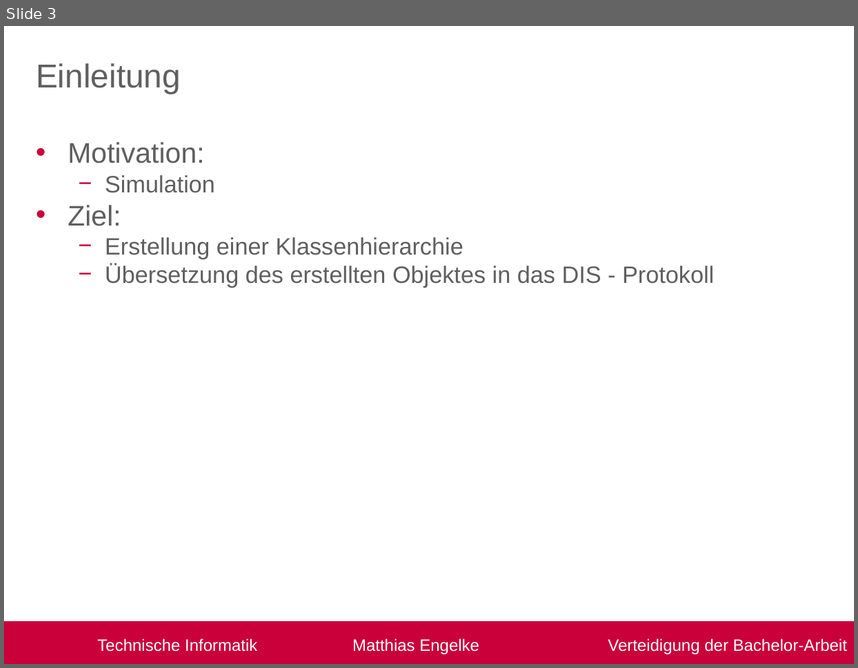
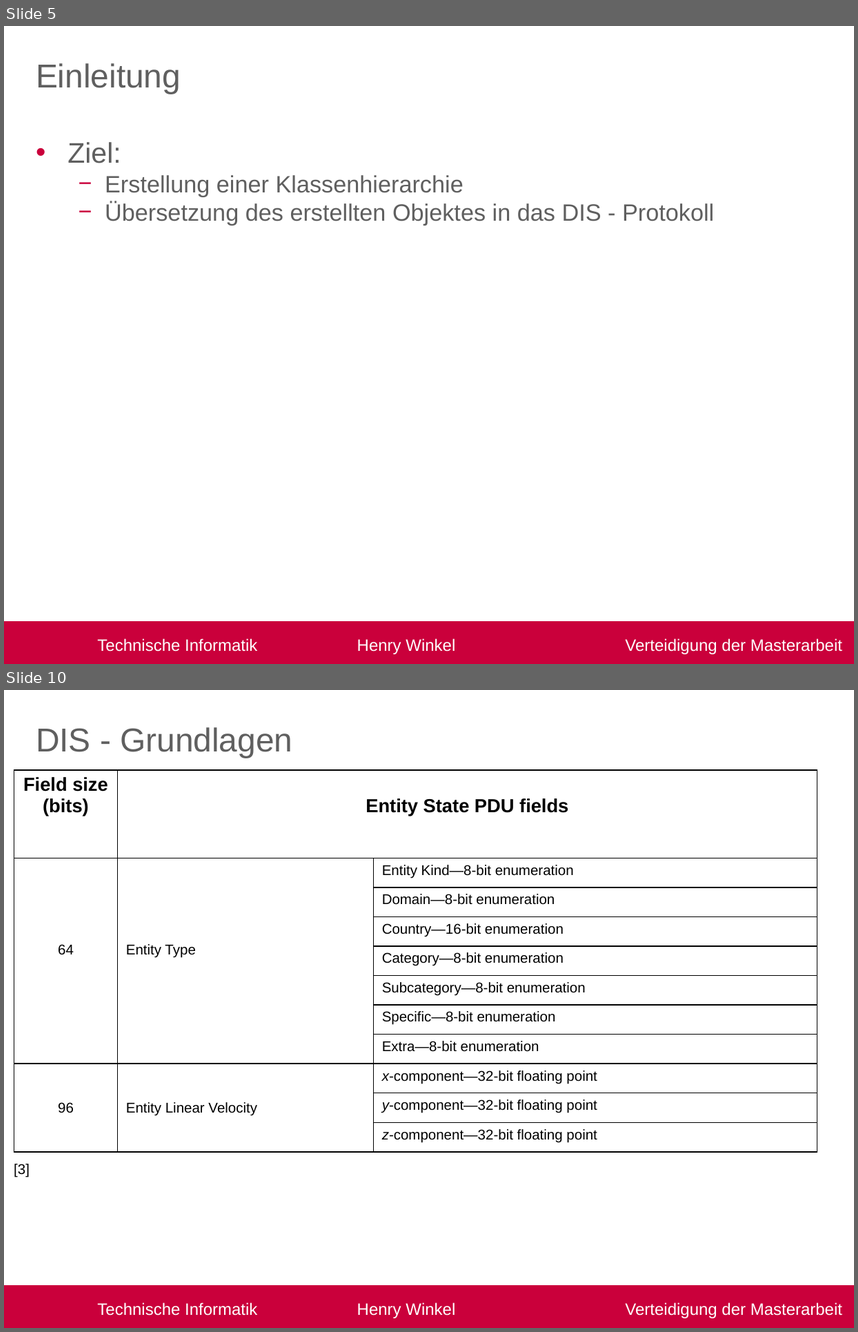
Before and after one commit to R3D454/Masterarbeit, a slide deck: Verteitigung.pptx. Shown one above the other, each under a label of ours: slide 3 before the commit, slides 5 and 10 after it; the slides between them are not shown. The pictures are 858x668 and 858x1332 pixels, drawn with LibreOffice and Linux fonts; fonts in the diff are those of the drawing; background and template pictures are left out. Boxes give left, top, right and bottom in pixels: in the first picture for what was removed or moved away, otherwise in the second. Text is boxed around its words. In the diff, an @@ line names an element or a change of style, - is before the commit and + after.

Commit message:
add: Verteidigung V0.2

```diff
--- a/Verteitigung.pptx
+++ b/Verteitigung.pptx
@@ slide 10 added at box(4, 690, 854, 1328), background #FFFFFF; not listed: 1 template element that a slide beside it also shows @@
@@ title added at box(36, 727, 292, 758), 28 pt, text #5F5F5F @@
+DIS - Grundlagen
@@ table added at box(14, 770, 818, 1152), 11 rows, 3 columns @@
+Field size (bits) | Entity State PDU fields | 
+64 | Entity Type | Entity Kind—8-bit enumeration
+ |  | Domain—8-bit enumeration
+ |  | Country—16-bit enumeration
+ |  | Category—8-bit enumeration
+ |  | Subcategory—8-bit enumeration
+ |  | Specific—8-bit enumeration
+ |  | Extra—8-bit enumeration
+96 | Entity Linear Velocity | x-component—32-bit floating point
+ |  | y-component—32-bit floating point
+ |  | z-component—32-bit floating point
@@ text added at box(14, 1163, 30, 1177), 12 pt, text #000000 @@
+[3]
@@ what was slide 3 is now slide 5 @@
@@ slide 5 changed as well @@
@@ text at box(67, 142, 215, 193): paragraphs removed @@
-• Motivation:
-  − Simulation
@@ text in rectangle at box(97, 638, 842, 654): text changed @@
-Technische Informatik Matthias Engelke Verteidigung der Bachelor-Arbeit
+Technische Informatik Henry Winkel Verteidigung der Masterarbeit
```
Also in this commit, not shown: 2 other slides changed, 6 other slides added, 1 slide removed, 9 other files.
